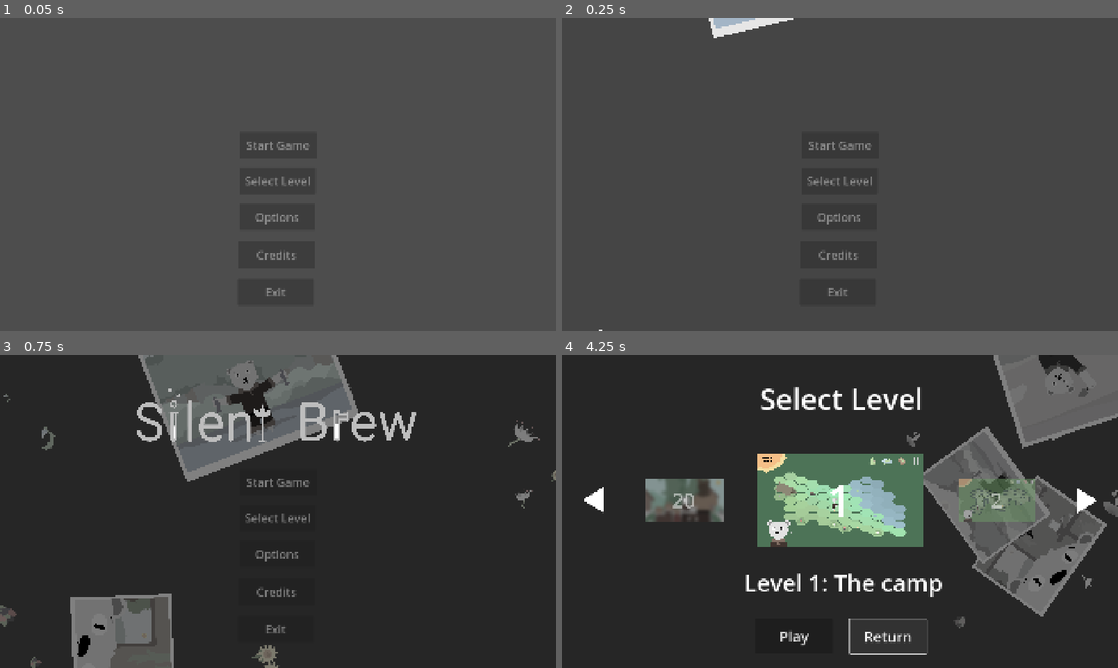
Above: before the commit, frames 1-4 (two rows, left to right).
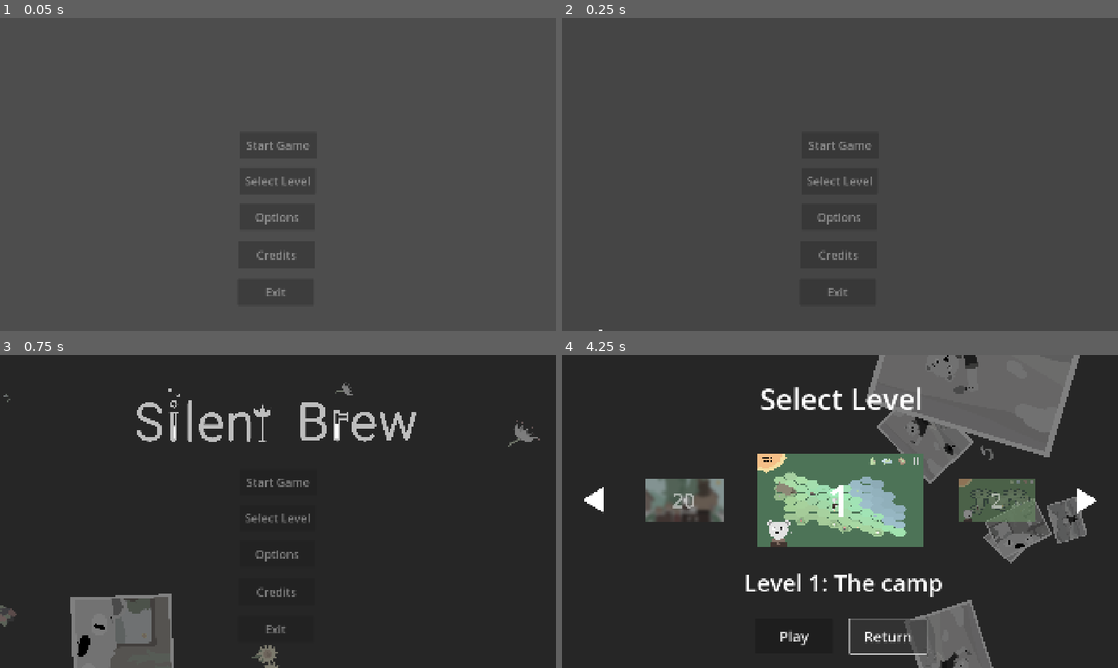
Above: after the commit, the same moments.

Repository: BananaBoyIsMe/Silent-Brew
Game: Godot game, scene res://scene/playground.tscn
Two runs of this game, one before a commit and one after it. Both use one fixed random seed, a clock stepped at 60 frames per second and the inputs below.
Inputs (mouse positions are in pixels of both pictures, inside the frame that each line leads up to):
- Up to frame 1 (0.05 s): no input
- Up to frame 2 (0.25 s): no input
- Up to frame 3 (0.75 s): tap Enter at 0.5 s; move the mouse to (400, 495) at 0.52 s; press the mouse at (400, 495) at 0.53 s; hold Right (ui_right) from 0.53 s (still down)
- Up to frame 4 (4.25 s): release Right (ui_right) at 1.25 s; release the mouse at (962, 495) at 1.25 s; drag from (728, 527) to (812, 574) at 1.27 s; move the mouse to (895, 442) at 2.02 s; press the mouse at (895, 442) at 2.03 s; hold Right (ui_right) 2.03-2.75 s; release the mouse at (895, 442) at 2.75 s; click "Select Level" at 2.75 s; click "Return" at 3.5 s

Frame 1 is identical in both runs. In frame 2, 0.5% of the frame differs, in the area x 26-42%, y 0-7%; in frame 3, 9.3%; in frame 4, 19%, in the area x 54-100%, y 0-100%.

Commit message:
edit final

Diff:
--- a/scene/levels/level_4.tscn
+++ b/scene/levels/level_4.tscn
@@ -469,7 +469,6 @@
 [node name="bg" type="Node2D" parent="."]
 
 [node name="ColorRect" type="ColorRect" parent="bg"]
-visible = false
 modulate = Color(0.904297, 0.60418, 0.374435, 1)
 z_index = -10
 offset_left = -11219.0
--- a/script/paused_rewrite.gd
+++ b/script/paused_rewrite.gd
@@ -124,7 +124,7 @@
 
 	paused = true
 	pause_stuff = []
-	for i in range(20):
+	for i in range(12):
 		#print()
 		match rng.randi_range(1, 9):
 			1:
@@ -322,7 +322,7 @@
 	select_scene_real = select_scene.instantiate()
 	select_scene_real.position.x += 2000
 	get_parent().add_child(select_scene_real)
-	for j in range(20):
+	for j in range(12):
 		for i in pause_stuff:
 			var dir = Vector2(-1, rng.randf_range(-0.5, 0.5))
 			i.get_child(0).linear_velocity = dir * 6000
@@ -357,7 +357,7 @@
 		i.queue_free()
 	pause_stuff = []
 
-	for i in range(20):
+	for i in range(12):
 		#print()
 		match rng.randi_range(1, 9):
 			1:
@@ -406,7 +406,7 @@
 
 func back_to_menu_select() -> void:
 	audio.play_button()
-	for j in range(20):
+	for j in range(12):
 		for i in pause_stuff:
 			var dir = Vector2(1, rng.randf_range(-0.5, 0.5))
 			i.get_child(0).linear_velocity = dir * 6000
@@ -435,7 +435,7 @@
 		i.queue_free()
 	pause_stuff = []
 
-	for i in range(20):
+	for i in range(12):
 		#print()
 		match rng.randi_range(1, 9):
 			1:
@@ -493,7 +493,7 @@
 	options_scene_real = options_scene.instantiate()
 	options_scene_real.position.x -= 2000
 	get_parent().add_child(options_scene_real)
-	for j in range(20):
+	for j in range(12):
 		for i in pause_stuff:
 			var dir = Vector2(1, rng.randf_range(-0.5, 0.5))
 			i.get_child(0).linear_velocity = dir * 6000
@@ -528,7 +528,7 @@
 		i.queue_free()
 	pause_stuff = []
 
-	for i in range(20):
+	for i in range(12):
 		#print()
 		match rng.randi_range(1, 9):
 			1:
@@ -577,7 +577,7 @@
 
 func back_to_menu_options() -> void:
 	audio.play_button()
-	for j in range(20):
+	for j in range(12):
 		for i in pause_stuff:
 			var dir = Vector2(-1, rng.randf_range(-0.5, 0.5))
 			i.get_child(0).linear_velocity = dir * 6000
@@ -606,7 +606,7 @@
 		i.queue_free()
 	pause_stuff = []
 
-	for i in range(20):
+	for i in range(12):
 		#print()
 		match rng.randi_range(1, 9):
 			1:
@@ -664,7 +664,7 @@
 	credits_scene_real = credits_scene.instantiate()
 	credits_scene_real.position.x -= 2000
 	get_parent().add_child(credits_scene_real)
-	for j in range(20):
+	for j in range(12):
 		for i in pause_stuff:
 			var dir = Vector2(1, rng.randf_range(-0.5, 0.5))
 			i.get_child(0).linear_velocity = dir * 6000
@@ -699,7 +699,7 @@
 		i.queue_free()
 	pause_stuff = []
 
-	for i in range(20):
+	for i in range(12):
 		#print()
 		match rng.randi_range(1, 9):
 			1:
@@ -748,7 +748,7 @@
 
 func back_to_menu_credits() -> void:
 	audio.play_button()
-	for j in range(20):
+	for j in range(12):
 		for i in pause_stuff:
 			var dir = Vector2(-1, rng.randf_range(-0.5, 0.5))
 			i.get_child(0).linear_velocity = dir * 6000
@@ -777,7 +777,7 @@
 		i.queue_free()
 	pause_stuff = []
 
-	for i in range(20):
+	for i in range(12):
 		#print()
 		match rng.randi_range(1, 9):
 			1:
Not shown, changed: .DS_Store
Not shown, changed: sprite/.DS_Store
